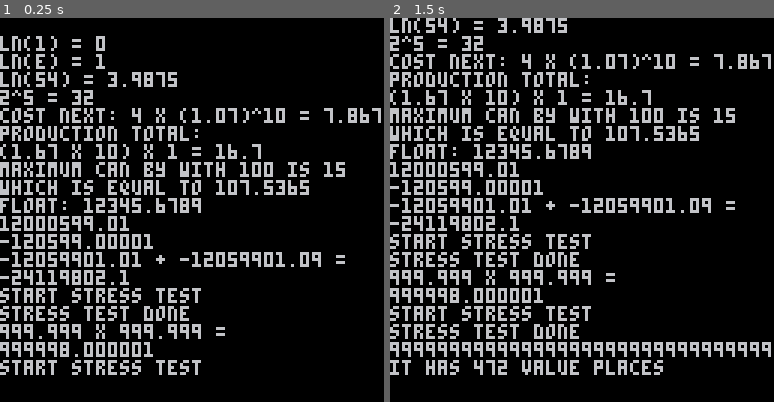
Above: before the commit, frames 1-2 (left to right).
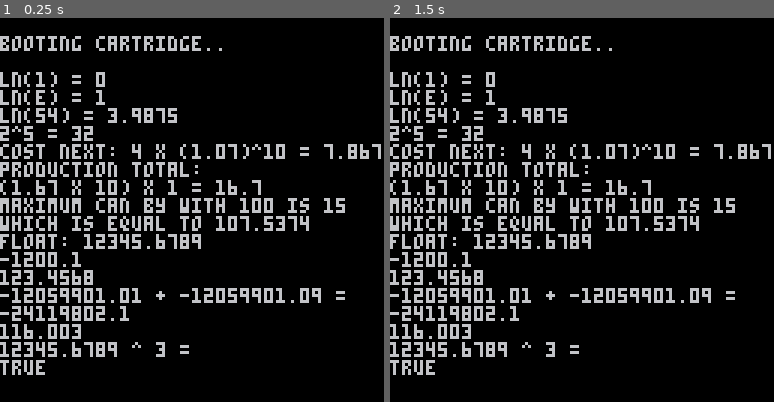
Above: after the commit, the same moments.

Repository: PxPerfectMike/idlejam
Game: PICO-8 cartridge idlejam.p8
Two runs of this game, one before a commit and one after it. Both use one fixed random seed, a clock stepped at 60 frames per second and the inputs below.
Inputs:
- Up to frame 1 (0.25 s): no input
- Up to frame 2 (1.5 s): no input

The runs differ from the first frame. In frame 1, 17% of the frame differs, in the area x 0-100%, y 4-93%; in frame 2, 19%, in the area x 0-100%, y 0-93%.

Commit message:
add meta table function and modify error checking funciton

Diff:
--- /dev/null
+++ b/defines.lua
@@ -0,0 +1,13 @@
+local defines = {}
+
+function get_define(key)
+    local msg = "define dosen't exist"
+    assert(defines[key], msg)
+    return defines[key]
+end
+
+function add_define(key, value)
+    local msg = "define already exist"
+    --assert(defines[key] == nil, msg)
+    if (defines[key] == nil) defines[key] = value
+end
--- a/idlejam.p8
+++ b/idlejam.p8
@@ -5,6 +5,7 @@
 #include main.lua
 #include animation.lua
 #include longNum.lua
+#include defines.lua
 
 function _init()
     print("ln(1) = " .. ln(1))
@@ -14,7 +15,7 @@
 
     --print("ln(54) = " .. newtonRaphsonLog(54))
 
-    print("2^5 = " .. pow(2, 5))
+    print("2^5 = " .. 2 ^ 5)
 
     print("cost next: 4 x (1.07)^10 = " .. cost_next(4, 1.07, 10))
     print("production total:\n(1.67 x 10) x 1 = " .. total_production(1.67, 10, 1))
@@ -28,38 +29,72 @@
 
     print("float: " .. float)
 
-    local double = make_long_num('12000599.01')
-    local str = long_num_to_string(double)
-    print(str)
-
-    local double2 = make_long_num("-120599.00001")
+    local double = long_num('-1200.1000000')
+    --local str = long_num_to_string(double)
+    print(double)
+    local num = 123.456789123
+    print(tostr(num))
+
+    local double3 = long_num("-12059901.01")
+    local double4 = long_num("-12059901.09")
+    local double5 = print('' .. double3 .. ' + ' .. double4 .. ' =\n' .. double3 + double4)
+
+    local double6 = double5 + 0.003
+
+    print(double6)
+
+    -- print(long_num("-1.2") * long_num("-1.2"))
+
+    local a = long_num("12345.6789")
+    local b = long_num("12345.6789")
+    local c = a * a * a
+    --local c = a ^ 2
+    print(a ^ 3 == c)
+
+    --print(type(double3 + double4))
+
+    --[[
+    local double2 = long_num("-120599.00001")
     print(long_num_to_string(double2))
 
     --add_long_nums(double, double2)
 
-    local double3 = make_long_num("-12059901.01")
-    local double4 = make_long_num("-12059901.09")
+    local double3 = long_num("-12059901.01")
+    local double4 = long_num("-12059901.09")
 
     print('' .. long_num_to_string(double3) .. ' + ' .. long_num_to_string(double4) .. ' = ')
 
     print(long_num_to_string(add_long_nums(double3, double4)))
 
+    print("stress test add long nums:")
     print("start stress test")
-    --add_long_nums(make_long_num("9999999999999999999999999999999999999999999999999999999999999999999999999999999999999999999999999999999999999999999999.9999999999999999999999999999999999999999999999999999999999999999999999999999999999999999999999999999999999999999999999"), make_long_num("999999999999999999999999999999 …(210 unchanged characters)…
+    add_long_nums(long_num("9999999999999999999999999999999999999999999999999999999999999999999999999999999999999999999999999999999999999999999999.9999999999999999999999999999999999999999999999999999999999999999999999999999999999999999999999999999999999999999999999"), long_num("999999999999999999999999999999 …(210 unchanged characters)…
     print("stress test done")
 
-    local double5 = make_long_num("999.999")
-    local double6 = make_long_num("999.999")
+    local double5 = long_num("999.999")
+    local double6 = long_num("999.999")
 
     print('' .. long_num_to_string(double5) .. ' x ' .. long_num_to_string(double6) .. ' = ')
     print(long_num_to_string(multiply_long_nums(double5, double6)))
 
+    print("stress test multiply long nums:")
     print("start stress test")
-    local stress_test = multiply_long_nums(make_long_num("9999999999999999999999999999999999999999999999999999999999999999999999999999999999999999999999999999999999999999999999.9999999999999999999999999999999999999999999999999999999999999999999999999999999999999999999999999999999999999999999999"), make_long_num("999999999999999999999999999999 …(210 unchanged characters)…
+    local stress_test = multiply_long_nums(long_num("9999999999999999999999999999999999999999999999999999999999999999999999999999999999999999999999999999999999999999999999.9999999999999999999999999999999999999999999999999999999999999999999999999999999999999999999999999999999999999999999999"), long_num("999999999999999999999999999999 …(210 unchanged characters)…
     print("stress test done")
 
     print(long_num_to_string(stress_test))
     print("it has " .. #stress_test.values .. " value places")
+
+    --err_check(false, "test", 1)
+    add_define("max_coin", 50)
+    add_define("max_coin", 100)
+    print(get_define("max_coin"))
+
+    add_define("test var", true)
+    print(get_define("test var"))
+
+    --print(get_define("max_coins"))
+    ]]
 end
 
 function _update()
--- a/longNum.lua
+++ b/longNum.lua
@@ -1,3 +1,6 @@
+-- a metatable to be shared by all long numbers
+local mt = {}
+
 --=======================================================================
 -- healper functinos
 --=======================================================================
@@ -11,21 +14,15 @@
     return false
 end
 
-function long_num_to_string(num)
-    local str = ''
-    if not num.pos then
-        str = '-'
-    end
-
-    for i = 1, #num.values do
-        if i == num.decimal then
-            str = str .. '.'
-        end
-        str = str .. num.values[i]
-    end
-
-    return str
-end
+--[[
+function get_define(key)
+    local defines = {
+        max_coin = 50
+    }
+    assert(defines[key], "define dosen't exist")
+    return defines[key]
+end
+]]
 
 -- how many value places come before the decimal
 function pre_decimal_value_places(num)
@@ -43,69 +40,67 @@
 end
 
 -- see which number is further from zero
-function furthest_from_zero(ln1, ln2)
+function furthest_from_zero(num1, num2)
     -- long number one's pre-decimal value places
-    local ln1_pre = pre_decimal_value_places(ln1)
+    local num1_pre = pre_decimal_value_places(num1)
     -- long number two's pre-decimal value places
-    local ln2_pre = pre_decimal_value_places(ln2)
+    local num2_pre = pre_decimal_value_places(num2)
 
     -- long number one's pos-decimal value places
-    local ln1_post = post_decimal_value_places(ln1)
+    local num1_post = post_decimal_value_places(num1)
     -- long number two's pos-decimal value places
-    local ln2_post = post_decimal_value_places(ln2)
+    local num2_post = post_decimal_value_places(num2)
 
     -- if the two nums don't have the same number of greater than ones value place
-    if ln1_pre != ln2_pre then
-        return ln1_pre > ln2_pre and 1 or 2
+    if num1_pre != num2_pre then
+        return num1_pre > num2_pre and 1 or 2
     else
         -- if the nums have the same number of greater than ones value place
         local i = 1
         -- compare all shared value places and see which one is greater
-        while i <= #ln1.values and i <= #ln2.values do
-            if ln1.values[i] != ln2.values[i] then
-                return ln1.values[i] > ln2.values[i] and 1 or 2
+        while i <= #num1.values and i <= #num2.values do
+            if num1.values[i] != num2.values[i] then
+                return num1.values[i] > num2.values[i] and 1 or 2
             end
             i += 1
         end
         -- if neither is greater
 
         -- if one number has more value places less than ones
-        if ln1_post != ln2_post then
-            return ln1_post > ln2_post and 1 or 2
+        if num1_post != num2_post then
+            return num1_post > num2_post and 1 or 2
         else
             return 0
         end
     end
 end
 
--- error check long number
+-- error check long number [think of adding , variable_name) for errors]
 function check_long_num(num)
     -- check variable
-    assert(type(num) != 'nil', "invalid input: inputed long\nnumber dosen't exist")
-    assert(type(num) == 'table', "invalid input: inputed long\nnumber is not a table")
+    err_check(type(num) != 'nil', "inputed long number dosen't exist", 1)
+    err_check(type(num) == 'table', "inputed long\nnumber is not a table", 1)
     -- check values
-    assert(type(num.values) != 'nil', "missing variable:\ninputed long number is missing a values\nvariable")
-    assert(type(num.values) == 'table', "incorrect variable:\ninputed long number's values\nvariable is not a table")
+    err_check(type(num.values) != 'nil', "inputed long number is missing a values\nvariable", 2)
+    err_check(type(num.values) == 'table', "inputed long number's values\nvariable is not a table", 3)
     -- check decimal
-    assert(type(num.decimal) != 'nil', "missing variable:\ninputed long number is missing\na decimal variable")
-    assert(type(num.decimal) == 'number', "incorrect variable:\ninputed long number's decimal\nvariable is not a number")
+    err_check(type(num.decimal) != 'nil', "inputed long number is missing\na decimal variable", 2)
+    err_check(type(num.decimal) == 'number', "inputed long number's decimal\nvariable is not a number", 3)
     -- check pos
-    assert(type(num.pos) != 'nil', "missing variable: inputed long\nnumber is missing a pos variable")
-    assert(type(num.pos) == 'boolean', "incorrect variable:\ninputed long number's pos\nvariable is not a boolean")
-end
-
---=======================================================================
--- constructor function
+    err_check(type(num.positive) != 'nil', "inputed long\nnumber is missing a positive variable", 2)
+    err_check(type(num.positive) == 'boolean', "inputed long number's pos\nvariable is not a boolean", 3)
+end
+
+--=======================================================================
+-- constructor functions
 --=======================================================================
 
 -- given a string input make a struct that stores a number of any length
-function make_long_num(string)
-    local str = string or '0'
-
-    -- make sure an empty string error dosen't occur
-    if str == '' then
-        str = '0'
-    end
+function long_num(string)
+    -- check that variable string is a string
+    -- err_check()
+
+    local str = string or ''
 
     -- all the values place values
     local v = {}
@@ -120,19 +115,26 @@
     local zero_count = 0
     local decimal_buff = 0
 
-    if sub(str, 1, 1) == "-" then p = false end
+    -- make sure an empty string error dosen't occur
+    if str == '' then
+        v = { 0 }
+        goto returnNum
+    end
+
+    if (sub(str, 1, 1) == "-") p = false
     -- read all the numbers
     for i = p and 1 or 2, #str do
         local char = sub(str, i, i)
         -- check for a negative sign in the middle of the number
-        assert(char != '-', "invalid number input:\na negative sign in the middle\nof the number")
-        -- check for a second decimal
-        if d != 0 then assert(char != '.', "invalid number input:\nmultiple decimal places") end
+        err_check(char != '-', "invalid number input:\na negative sign in the middle\nof the number")
 
         -- deal with values place number
         if char == '.' then
+            -- check for a second decimal
+            if d != 0 then err_check(char != '.', "invalid number input:\nmultiple decimal places") end
             d = i - decimal_buff
             if not p then d -= 1 end
+            -- if the decimal place is the first character or comes right after the negative sign
             if #v == 0 then
                 if redundent_zeros then
                     redundent_zeros = false
@@ -141,6 +143,7 @@
                     leading_zero = true
                 end
             else
+                -- if the decimal place is not the first character
                 if redundent_zeros then redundent_zeros = false end
                 -- add that many zeros to the list
                 for i = 1, zero_count do
@@ -149,7 +152,7 @@
                 zero_count = 0
             end
         else
-            assert(is_num(char), 'invalid number input:\ninput contains a non-number character')
+            err_check(is_num(char), 'invalid number input:\ninput contains a non-number character')
             -- track the consecutive number of zeros
             if char == '0' then
                 zero_count += 1
@@ -183,11 +186,10 @@
 
     -- if there's no values then set it to an empty 0
     if #v == 0 then
-        return {
-            values = { 0 },
-            decimal = 0,
-            pos = true
-        }
+        v = { 0 }
+        d = 0
+        p = true
+        goto returnNum
     end
 
     -- if never reached under the ones value place
@@ -199,47 +201,62 @@
     end
 
     -- if the decimal place is at the end then there isn't a decimal place
-    if #v + 1 == d then d = 0 end
-
-    return {
+    if (#v + 1 == d) d = 0
+    -- returning the long number
+    ::returnNum::
+    local num = {
         values = v,
         decimal = d,
-        pos = p
+        positive = p
     }
-end
-
+
+    setmetatable(num, mt)
+    return num
+end
+
+--=======================================================================
 -- math functions
+--=======================================================================
 
 -- adding together two long numbers
-function add_long_nums(ln1, ln2)
+function mt.__add(a, b)
+    local num1 = a
+    local num2 = b
+
+    if type(num1) == 'number' then
+        num1 = long_num(tostr(num1))
+    elseif type(num2) == 'number' then
+        num2 = long_num(tostr(num2))
+    end
+
     -- long number one's pre-decimal value places
-    local ln1_pre = pre_decimal_value_places(ln1)
+    local num1_pre = pre_decimal_value_places(num1)
     -- long number two's pre-decimal value places
-    local ln2_pre = pre_decimal_value_places(ln2)
-
-    local greater_num = furthest_from_zero(ln1, ln2)
+    local num2_pre = pre_decimal_value_places(num2)
+
+    local greater_num = furthest_from_zero(num1, num2)
 
     -- if the two nums don't have the same positivity
-    if ln1.pos != ln2.pos then
+    if num1.positive != num2.positive then
         if greater_num == 0 then
             return {
                 values = { 0 },
                 decimal = 0,
-                pos = true
+                positive = true
             }
         end
     end
 
     -- the greater one will subtract the lesser one if it's subtraction
-    local greater = greater_num == 1 and ln1 or ln2
-    local lesser = greater_num == 1 and ln2 or ln1
+    local greater = greater_num == 1 and num1 or num2
+    local lesser = greater_num == 1 and num2 or num1
 
     -- all the value places that need to be traversed
-    local max_val_place = max(ln1_pre, ln2_pre)
-            + max(post_decimal_value_places(ln1), post_decimal_value_places(ln2))
-
-    -- the difference between the start of ln1 and ln2
-    local pre_diff = max(ln1_pre - ln2_pre, ln2_pre - ln1_pre)
+    local max_val_place = max(num1_pre, num2_pre)
+            + max(post_decimal_value_places(num1), post_decimal_value_places(num2))
+
+    -- the difference between the start of num1 and num2
+    local pre_diff = max(num1_pre - num2_pre, num2_pre - num1_pre)
 
     -- the result string
     local result = ''
@@ -252,7 +269,7 @@
         -- add the value places together
         local sum = (greater.values[i] or 0)
                 + (lesser.values[i - pre_diff] or 0)
-                * (ln1.pos == ln2.pos and 1 or -1) + carry
+                * (num1.positive == num2.positive and 1 or -1) + carry
 
         -- record the value
         result = sum % 10 .. result
@@ -265,12 +282,21 @@
         end
     end
 
-    if not greater.pos then result = '-' .. result end
-
-    return make_long_num(result)
-end
-
-function multiply_long_nums(num1, num2)
+    if not greater.positive then result = '-' .. result end
+
+    return long_num(result)
+end
+
+function mt.__mul(a, b)
+    local num1 = a
+    local num2 = b
+
+    if type(num1) == 'number' then
+        num1 = long_num(tostr(num1))
+    elseif type(num2) == 'number' then
+        num2 = long_num(tostr(num2))
+    end
+
     -- for optimization table access overhead
     local num1_vals = num1.values
     local num2_vals = num2.values
@@ -307,16 +333,40 @@
         v[i] = temp
     end
 
+    -- account for no carry over at the front of the number
+    if (v[1] == 0) deli(v, 1)
+    -- calculate the decimal position
     local total_post_dist = post_decimal_value_places(num1) + post_decimal_value_places(num2)
     local d = total_post_dist == 0 and 0 or #v - total_post_dist + 1
 
-    return {
+    local result = {
         values = v,
         decimal = d,
-        pos = num1.pos == num2.pos
+        positive = num1.positive == num2.positive
     }
-end
-
+
+    -- set the meta table for long numbers to the result
+    setmetatable(result, mt)
+
+    return result
+end
+
+function mt.__pow(a, b)
+    print('' .. a .. " ^ " .. b .. " =")
+
+    assert(type(b) == 'number', 'That is not supported at the current moment')
+
+    if (b == 0) return 1
+    local result = a
+
+    for i = 2, b do
+        result = result * a
+    end
+
+    return result
+end
+
+--[[
 -- at give value_place, round the number num up
 function round_up_long_num(num, value_place)
     local index = num.decimal - value_place + 1
@@ -336,14 +386,94 @@
     end
     -- remove all places below the rounding place
     for i = index, #num.values do
-        --[[
-        if then
+
+    end
+    return num
+end
+]]
+
+--=======================================================================
+-- comparitor functions
+--=======================================================================
+
+-- a == b
+function mt.__eq(a, b)
+    local num1 = a
+    local num2 = b
+
+    if type(num1) == 'number' then
+        num1 = long_num(tostr(num1))
+    elseif type(num2) == 'number' then
+        num2 = long_num(tostr(num2))
+    end
+
+    if (num1.positive != num2.positive) return false
+    return furthest_from_zero(num1, num2) == 0
+end
+
+-- a < b
+function mt.__lt(a, b)
+    local num1 = a
+    local num2 = b
+
+    if type(num1) == 'number' then
+        num1 = long_num(tostr(num1))
+    elseif type(num2) == 'number' then
+        num2 = long_num(tostr(num2))
+    end
+
+    -- if one's negative and the others postitive
+    -- if b is true meaning it's positive then a < b would be true as b would be positve and a, negative
+    -- otherwise if b was false meaning it's negative then vice versa so the truth of this statment really just matches the positivity of num2
+    if (num1.positive != num2.positive) return num2.positive
+    -- which number has a further distance from zero
+    local furthest = furthest_from_zero(num1, num2)
+
+    -- if they are the same distance from 0
+    if (furthest == 0) return false
+    if num1.positive then
+        -- if it's positive numbers then the lesser number would be the one closest to 0
+        if furthest == 1 then
+            -- this means a is further than b
+            return false
         else
-        num.values[i] = nil
-        end
-        ]]
-    end
-    return num
+            -- this means b is further than a
+            return true
+        end
+    else
+        -- if it's negative numbers then the lesser number would be the one furthest to 0
+        if furthest == 1 then
+            -- this means a is further than b
+            return true
+        else
+            -- this means b is further than a
+            return false
+        end
+    end
+end
+
+--=======================================================================
+-- string functions
+--=======================================================================
+
+function mt.__tostring(num)
+    local str = ''
+    if not num.positive then
+        str = '-'
+    end
+
+    for i = 1, #num.values do
+        if i == num.decimal then
+            str = str .. '.'
+        end
+        str = str .. num.values[i]
+    end
+
+    return str
+end
+
+function mt.__concat(a, b)
+    return tostr(a) .. tostr(b)
 end
 
 --=======================================================================
@@ -375,7 +505,7 @@
       k = the number of generators currently owned
   ]]
 function cost_next(b, r, k)
-    return b * pow(r, k)
+    return b * r ^ k
 end
 
 --[[
@@ -398,7 +528,7 @@
       k = the number of generators currently owned
   ]]
 function bulk_buy_cost(b, r, k, n)
-    return b * pow(r, k) * (pow(r, n) - 1) / (r - 1)
+    return b * r ^ k * (r ^ n - 1) / (r - 1)
 end
 
 --[[
@@ -409,5 +539,29 @@
       c = the amount of currency owned
   ]]
 function max_buy_ammount(b, r, k, c)
-    return flr(ln(c * (r - 1) / b * pow(r, k) + 1) / ln(r))
-end
+    return flr(ln(c * (r - 1) / b * r ^ k + 1) / ln(r))
+end
+
+function err_check(condition, string, err_type)
+    local err_types = {
+        'invalid input',
+        'missing variable',
+        'incorrect variable type'
+    }
+    local msg = 'check err.txt for full details'
+    local divider = '===========================================================================\n'
+    --[[
+    if err_type and err_type > 0 and err_type <= #err_types then
+        -- the detailed plain text information
+        string = divider
+                .. err_types[err_type] .. ":\n" .. string .. '\n' .. divider
+        -- the assert message
+        msg = '[' .. err_types[err_type] .. "]\n" .. msg
+    else
+        string = '' .. divider .. string .. '\n' .. divider
+    end
+    ]]
+
+    printh(string, "err.txt", true)
+    assert(condition, msg)
+end
--- a/main.lua
+++ b/main.lua
@@ -14,7 +14,7 @@
 
 function exp(x)
     --2.718281828459
-    return pow(2.71828, x)
+    --return pow(2.71828, x)
 end
 
 function newtonRaphsonLog(x)
@@ -30,12 +30,3 @@
 
     return guess
 end
-
--- raises x to the power of n
-function pow(x, n)
-    local x_n = 1
-    for i = 1, n do
-        x_n *= x
-    end
-    return x_n
-end
Not shown, added: err.txt
